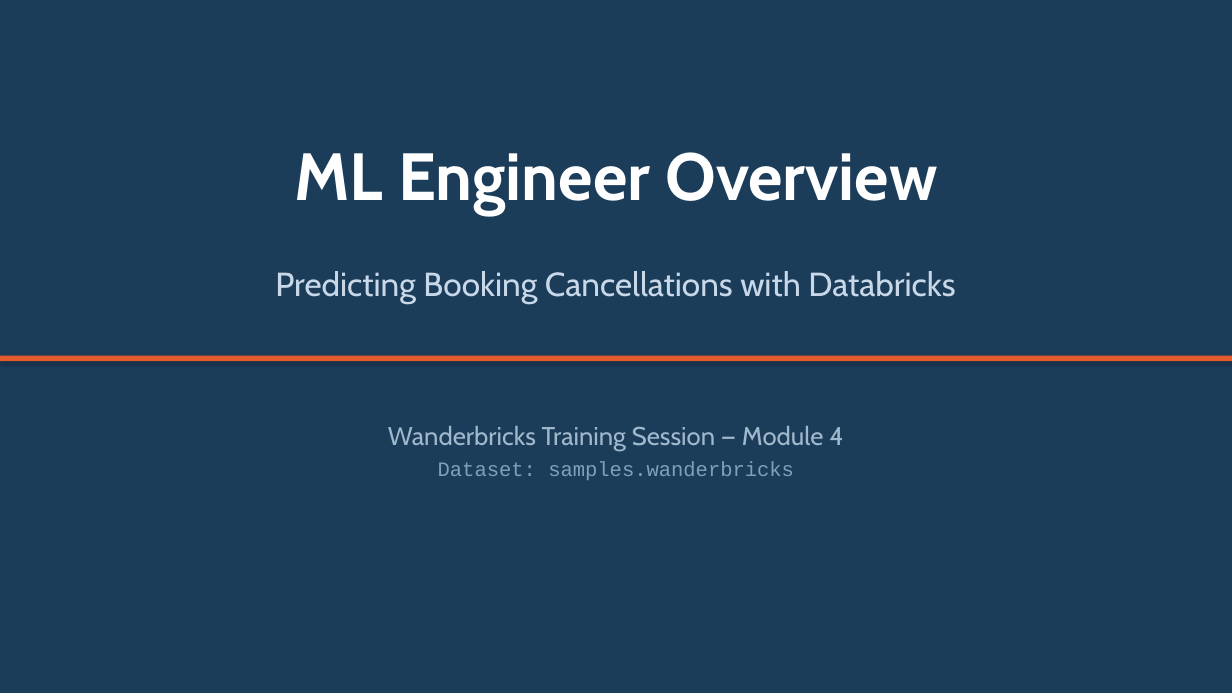
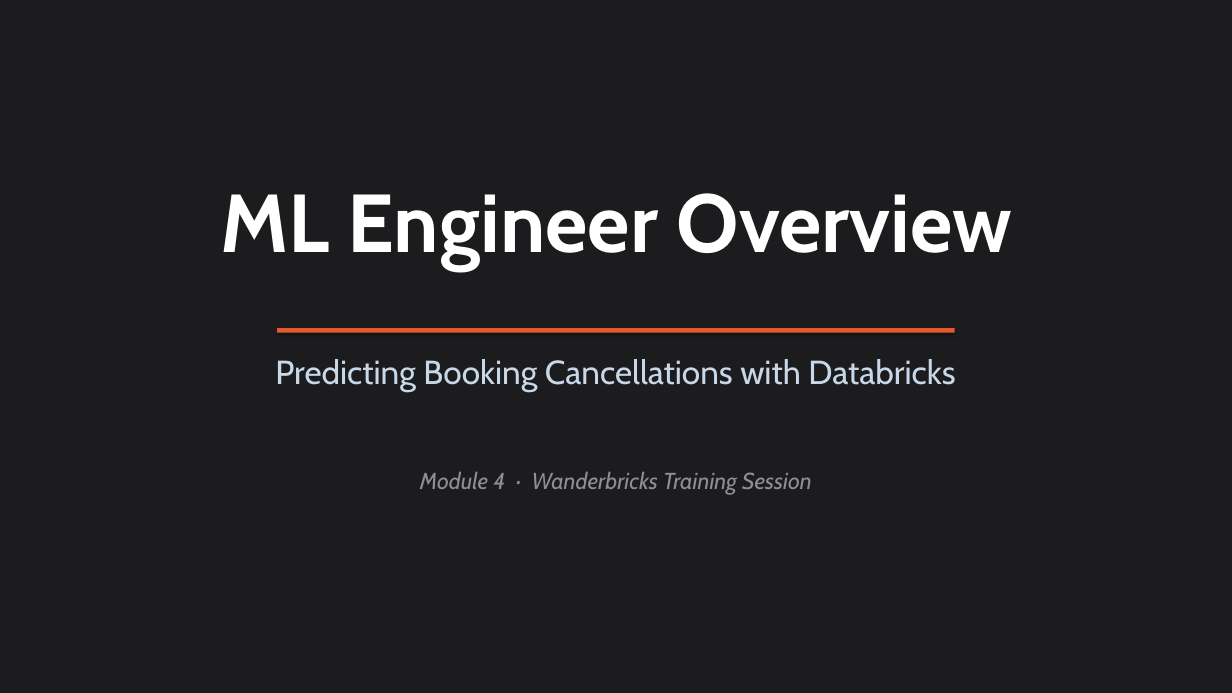
Before and after one commit to seudo82/databricks_training, a slide deck: slide 1 of ML_Module4_Slides.pptx. Drawn at 1232x693 pixels with LibreOffice and Linux fonts; fonts in the diff are those of the drawing. Boxes give left, top, right and bottom in pixels: in the first picture for what was removed or moved away, otherwise in the second. Text is boxed around its words. In the diff, an @@ line names an element or a change of style, - is before the commit and + after.

```diff
--- a/ML_Module4_Slides.pptx
+++ b/ML_Module4_Slides.pptx
@@ rectangle at [0,0,1232,693]: fill #1C3D5A to #1C1C1E @@
@@ text "ML Engineer Overview": place and size @@
-text "ML Engineer Overview" at [295,152,937,215]
+text "ML Engineer Overview" at [220,193,1012,271]
@@ text "ML Engineer Overview" at [220,193,1012,271]: size 52 to 64 pt; less space between paragraphs @@
@@ rectangle: place and size @@
-rectangle at [0,356,1232,361]
+rectangle at [277,328,955,333]
@@ text "Predicting Booking Cancellations with Databricks": place and size @@
-text "Predicting Booking Cancellations with Databricks" at [275,271,955,304]
+text "Predicting Booking Cancellations with Databricks" at [275,359,955,392]
@@ text "Predicting Booking Cancellations with Databricks" at [275,359,955,392]: less space between paragraphs @@
@@ text at [420,472,812,495]: text changed; size 20 to 18 pt; text colour #A0B8CC to #8E8E93; italic on @@
-Wanderbricks Training Session — Module 4
-Dataset: samples.wanderbricks
+Module 4 · Wanderbricks Training Session
```
Also in this commit, not shown: 1 other slide changed, 8 slides added, 17 slides removed, 1 other file.
